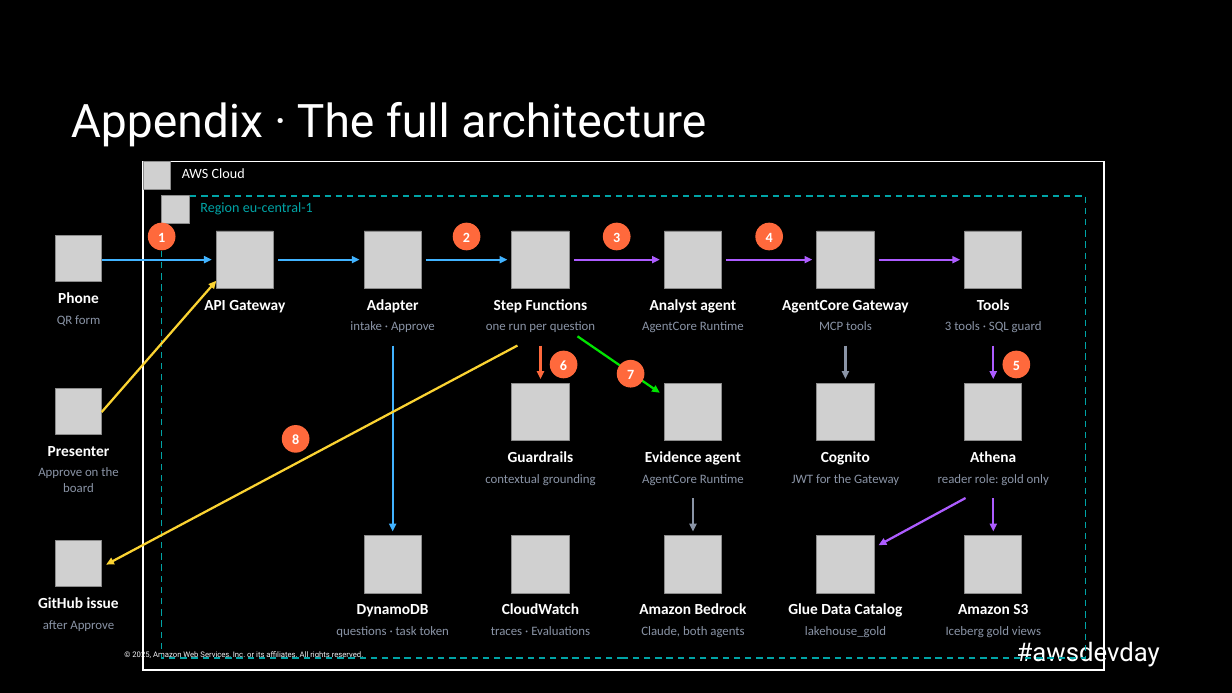
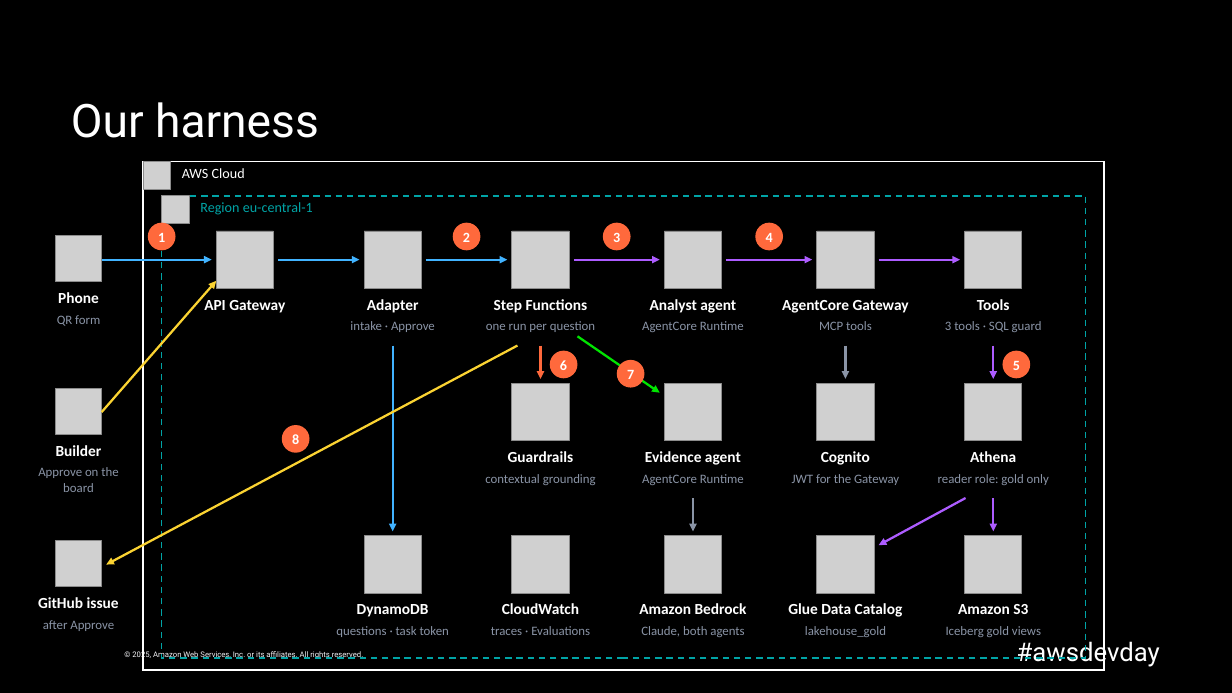
Before and after one commit to caroline-cah/lakehouse-harness, a slide deck: slide 15 of talk/harness-engineering-live.pptx (slide 37 before the commit). Drawn at 1232x693 pixels with LibreOffice and Linux fonts; fonts in the diff are those of the drawing; grey boxes stand for pictures; background and template pictures are left out. Boxes give left, top, right and bottom in pixels: in the first picture for what was removed or moved away, otherwise in the second. Text is boxed around its words. In the diff, an @@ line names an element or a change of style, - is before the commit and + after.

```diff
--- a/talk/harness-engineering-live.pptx
+++ b/talk/harness-engineering-live.pptx
@@ title at <box>71,102,319,138</box>: text changed @@
-Appendix · The full architecture
+Our harness
@@ text at <box>56,445,102,456</box>: text changed @@
-Presenter
+Builder
```
Also in this commit, not shown: 15 other slides changed, 16 slides added, 20 slides removed, 2 other files.
